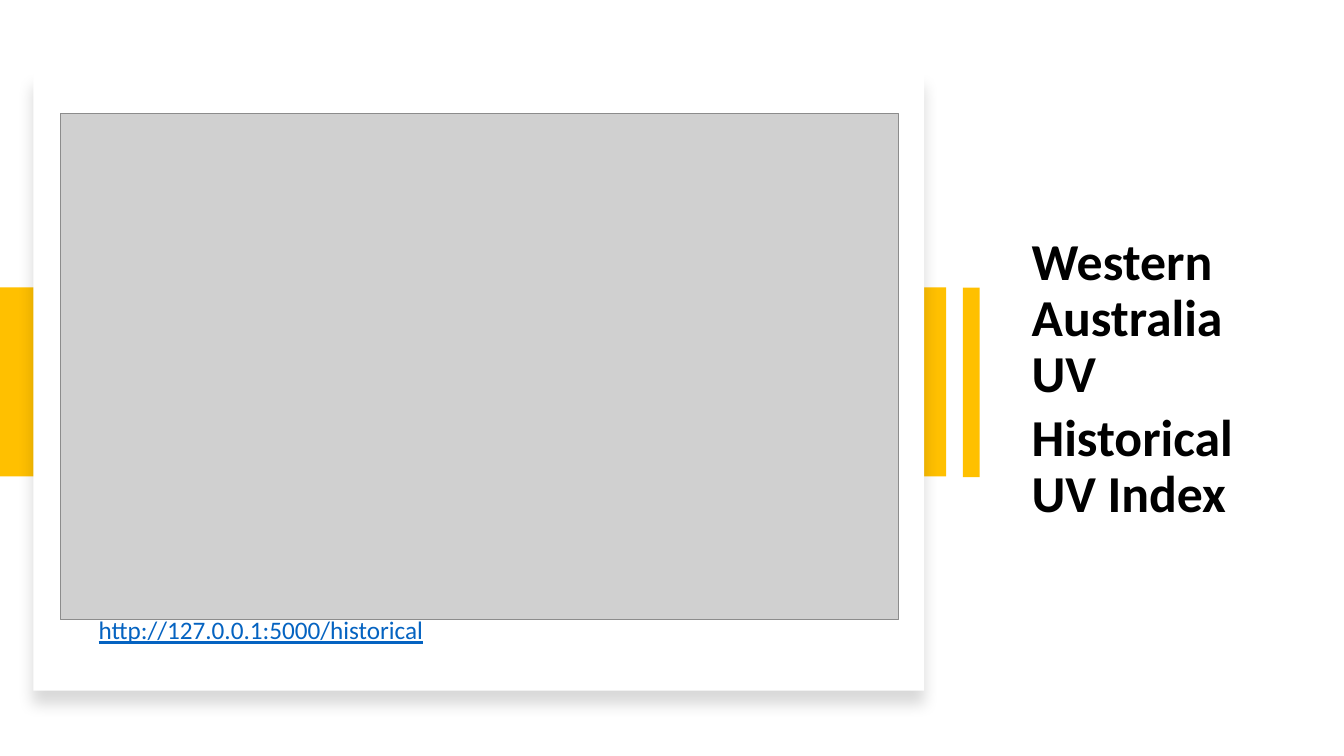
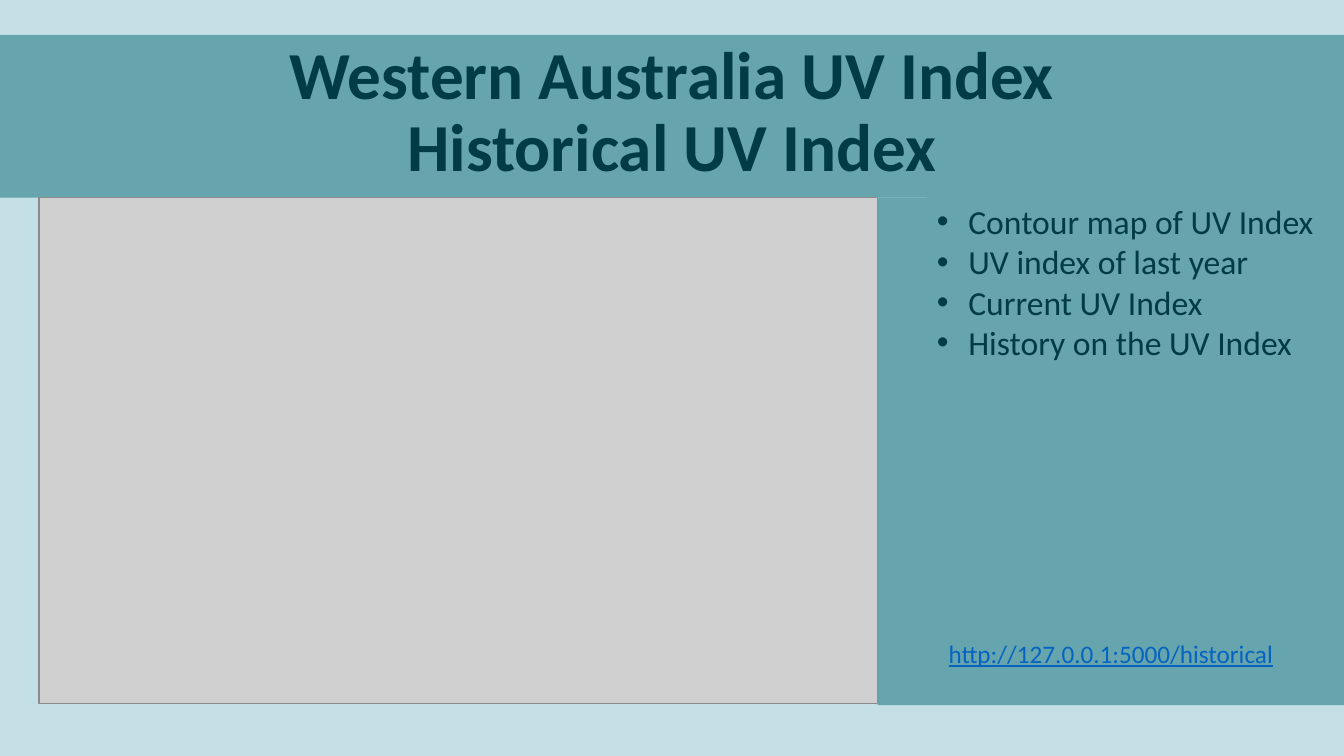
Before and after one commit to parastoorazavi/Data-Analytics-Project-2, a slide deck: slide 8 of Presentation.pptx. Drawn at 1344x756 pixels with LibreOffice and Linux fonts; fonts in the diff are those of the drawing; grey boxes stand for pictures. Boxes give left, top, right and bottom in pixels: in the first picture for what was removed or moved away, otherwise in the second. Text is boxed around its words. In the diff, an @@ line names an element or a change of style, - is before the commit and + after.

```diff
--- a/Presentation.pptx
+++ b/Presentation.pptx
@@ background #FFFFFF to #C4DFE6 @@
@@ rectangle "Western Australia UV Index": place and size @@
-rectangle "Western Australia UV Index" at box(1032, 246, 1233, 513)
+rectangle "Western Australia UV Index" at box(0, 35, 1344, 199)
@@ rectangle "Western Australia UV Index" at box(0, 35, 1344, 199): fill none to #66A5AD @@
@@ text in rectangle at box(289, 52, 1054, 100): text changed; size 37 to 48 pt; text colour #000000 to #003B46 @@
-Western Australia UV
+Western Australia UV Index
@@ rectangle removed at box(33, 74, 925, 691) @@
@@ text in rectangle at box(407, 124, 936, 172): size 37 to 48 pt, text colour #000000 to #003B46 in "Historical UV Index"; alignment left to centre; line spacing 0.9 to 0.8 @@
@@ picture: place and size @@
-picture at box(60, 114, 899, 620)
+picture at box(39, 198, 878, 704)
@@ rectangle at box(878, 198, 928, 573): fill #FFC000 to #66A5AD; rotation 90 to 0 degrees @@
@@ text added at box(968, 211, 1314, 360), 24 pt, text #003B46 @@
+• Contour map of UV Index
+• UV index of last year
+• Current UV Index
+• History on the UV Index
@@ rectangle removed at box(1, 288, 947, 477) @@
@@ rectangle added at box(928, 361, 1344, 574), fill #66A5AD @@
@@ rectangle "http://127.0.0.1:5000/historical": place and size @@
-rectangle "http://127.0.0.1:5000/historical" at box(99, 619, 423, 644)
+rectangle "http://127.0.0.1:5000/historical" at box(878, 573, 1344, 705)
@@ rectangle "http://127.0.0.1:5000/historical" at box(878, 573, 1344, 705): alignment left to centre; fill none to #66A5AD @@
```
Also in this commit, not shown: 11 other slides changed, 5 other files.
